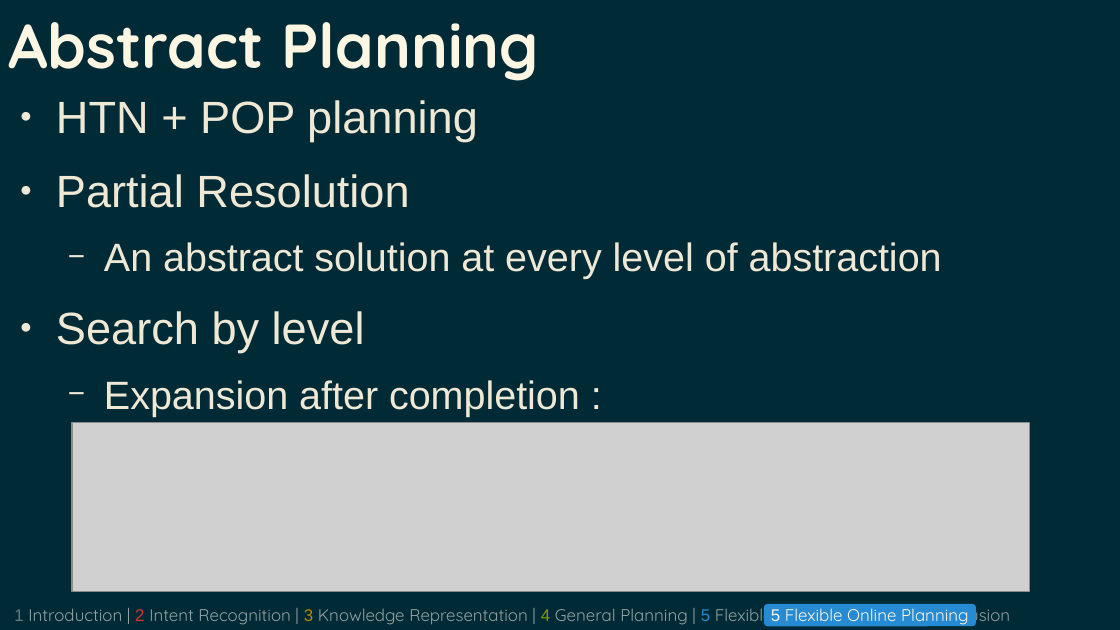
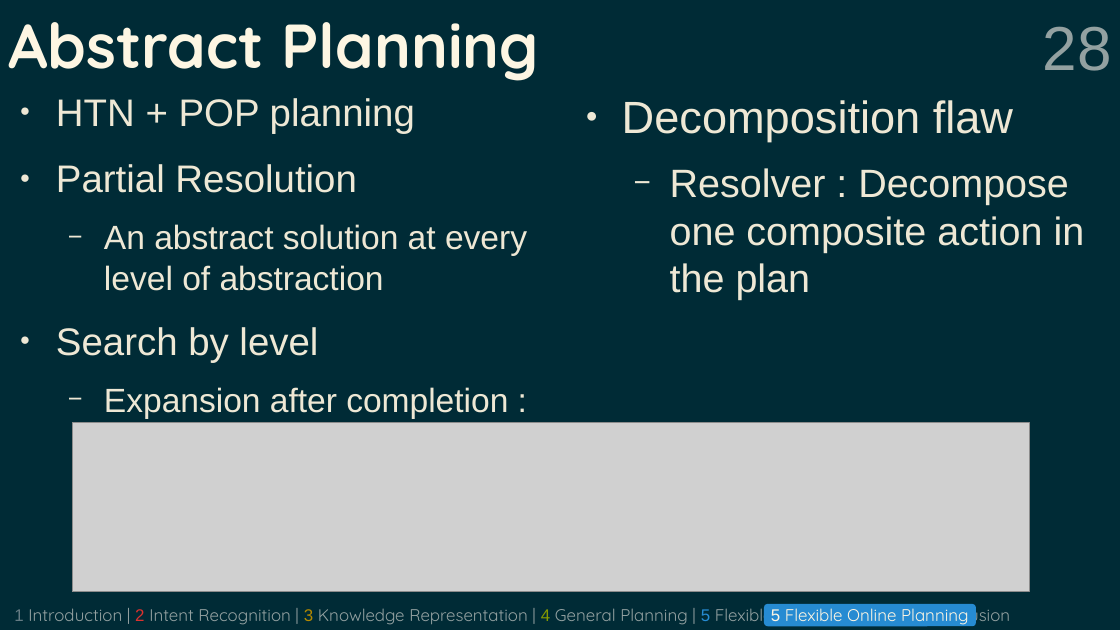
Before and after one commit to grea09/gennio, a slide deck: slide 28 of doc/defense.odp. Drawn at 1120x630 pixels with LibreOffice and Linux fonts; fonts in the diff are those of the drawing; grey boxes stand for pictures. Boxes give left, top, right and bottom in pixels: in the first picture for what was removed or moved away, otherwise in the second. Text is boxed around its words. In the diff, an @@ line names an element or a change of style, - is before the commit and + after.

```diff
--- a/doc/defense.odp
+++ b/doc/defense.odp
@@ page number added at box(1043, 26, 1112, 71), 44 pt, text #93A1A1 @@
+28
@@ text "HTN + POP planning" at box(56, 98, 527, 418): size 32 to 27.2 pt in "HTN + POP planning", "Partial Resolution", "Search by level"; size 28 to 23.8 pt in "An abstract solution at every level of ...", "Expansion after completion :" @@
@@ text added at box(622, 100, 1085, 300), 28 pt, text #EEE8D5 @@
+● Decomposition flaw
+  − Resolver : Decompose one composite action in the plan
```
Also in this commit, not shown: 27 other slides changed, 3 other files.
